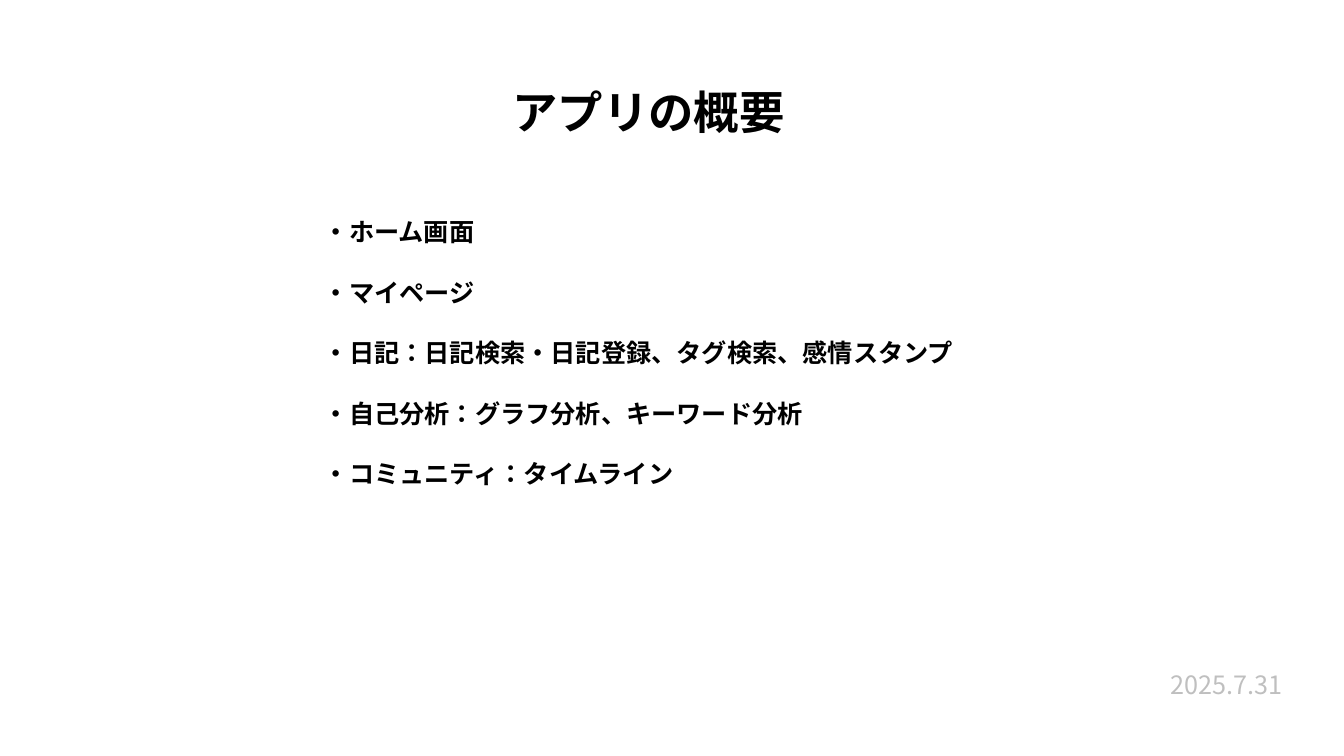
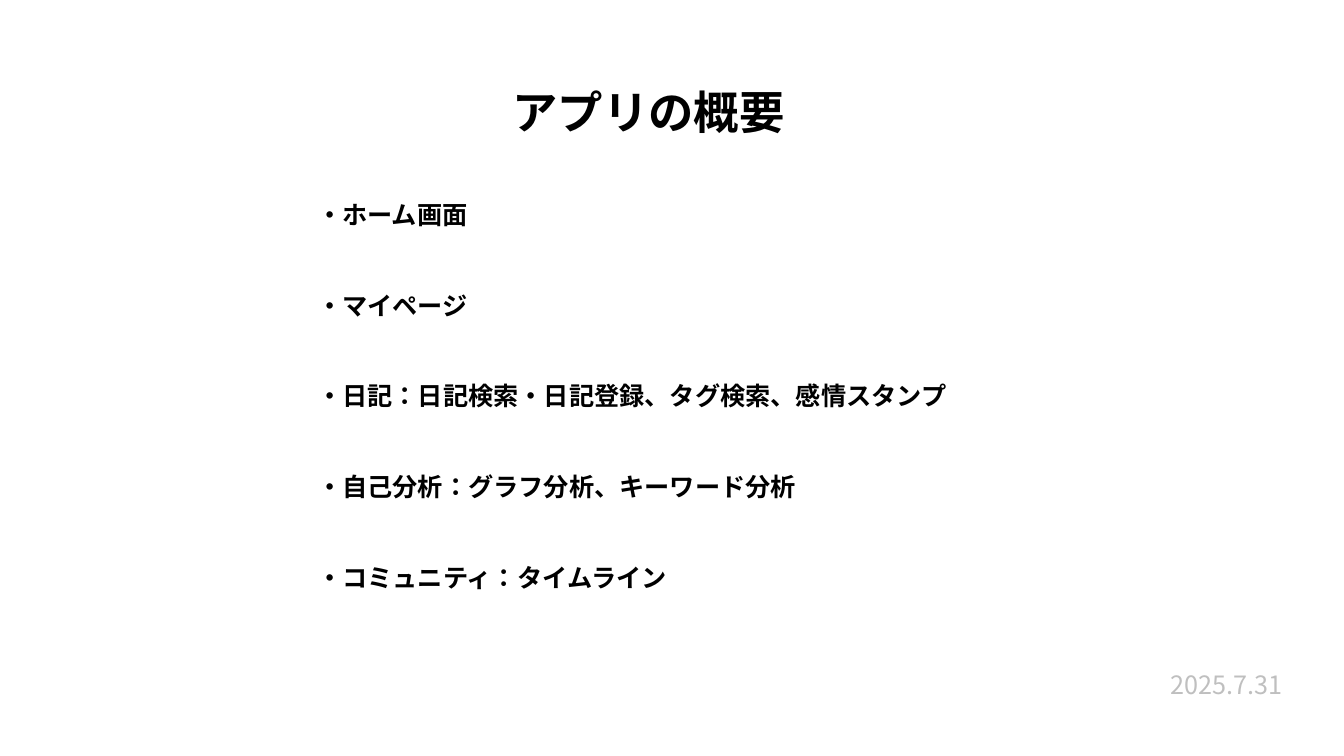
Before and after one commit to plusdojo2025/a2-7, a slide deck: slide 5 of 発表準備/7月成果発表会.pptx. Drawn at 1344x756 pixels with LibreOffice and Linux fonts; fonts in the diff are those of the drawing. Boxes give left, top, right and bottom in pixels: in the first picture for what was removed or moved away, otherwise in the second. Text is boxed around its words. In the diff, an @@ line names an element or a change of style, - is before the commit and + after.

```diff
--- a/発表準備/7月成果発表会.pptx
+++ b/発表準備/7月成果発表会.pptx
@@ text "・ホーム画面" rewrapped from <box>324,220,953,486</box> to <box>317,203,946,590</box> @@
```
Also in this commit, not shown: 1 other file.
